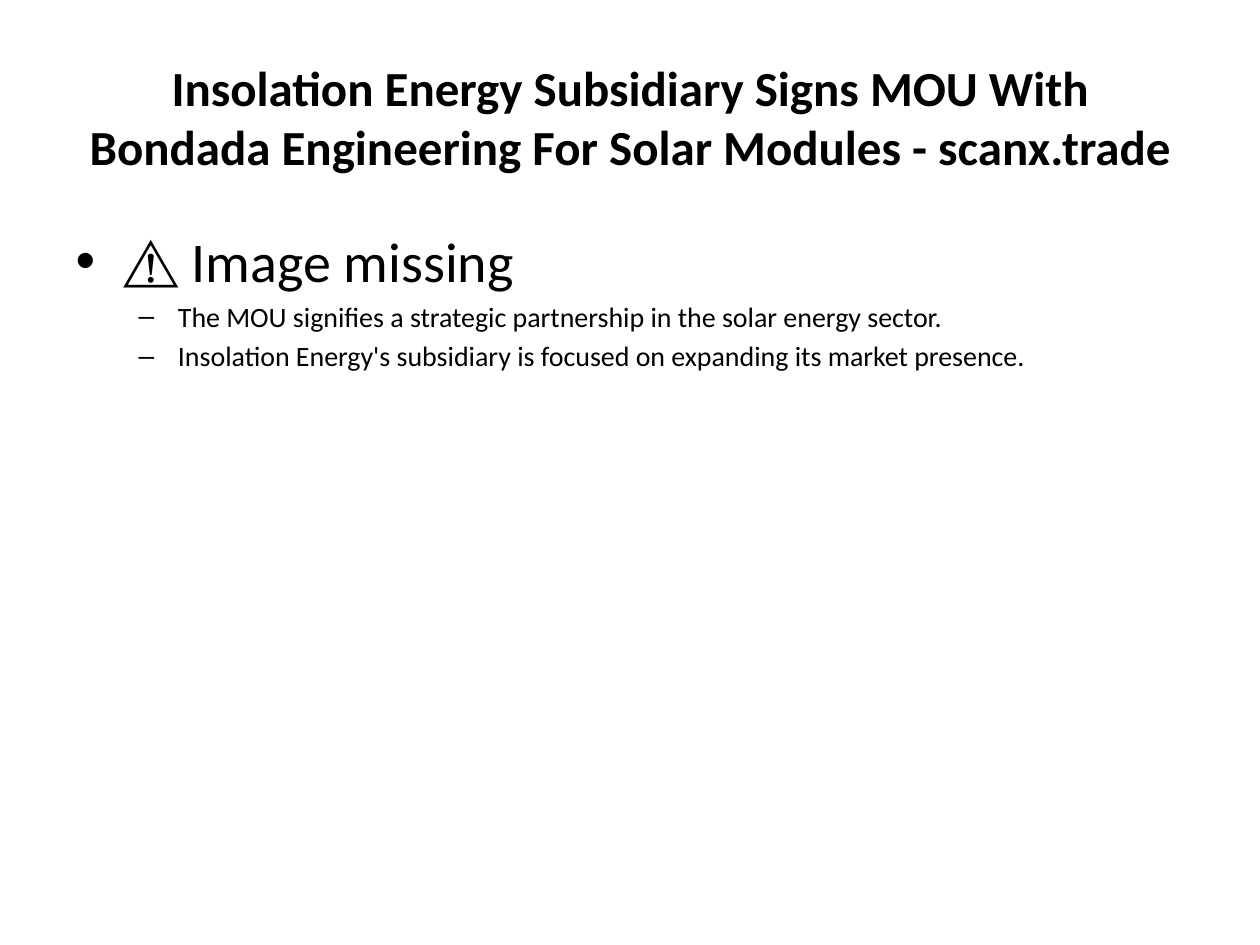
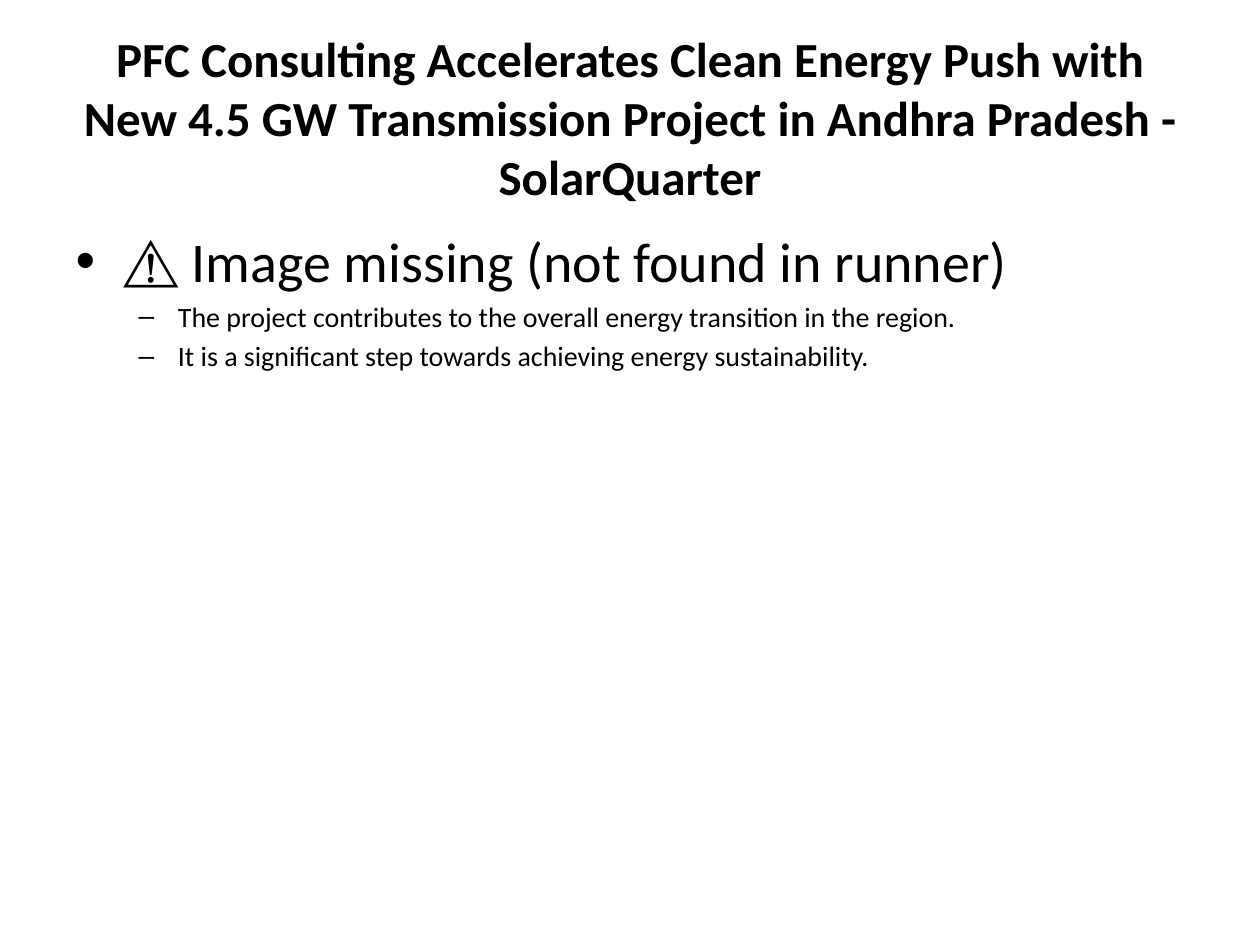
Before and after one commit to gauravsiemens1988/Linkedin-AI-Agent_Personal, a slide deck: slide 4 of drafts/linkedin_carousel.pptx. Drawn at 1260x945 pixels with LibreOffice and Linux fonts; fonts in the diff are those of the drawing. Boxes give left, top, right and bottom in pixels: in the first picture for what was removed or moved away, otherwise in the second. Text is boxed around its words. In the diff, an @@ line names an element or a change of style, - is before the commit and + after.

```diff
--- a/drafts/linkedin_carousel.pptx
+++ b/drafts/linkedin_carousel.pptx
@@ title at box(84, 42, 1150, 201): text changed @@
-Insolation Energy Subsidiary Signs MOU With Bondada Engineering For Solar Modules - scanx.trade
+PFC Consulting Accelerates Clean Energy Push with New 4.5 GW Transmission Project in Andhra Pradesh - SolarQuarter
@@ text at box(178, 241, 1007, 371): text changed @@
-• ⚠️ Image missing
-  – The MOU signifies a strategic partnership in the solar energy sector.
-  – Insolation Energy's subsidiary is focused on expanding its market presence.
+• ⚠️ Image missing (not found in runner)
+  – The project contributes to the overall energy transition in the region.
+  – It is a significant step towards achieving energy sustainability.
```
Also in this commit, not shown: 4 other slides changed, 1 slide added, 1 slide removed, 1 other file.
